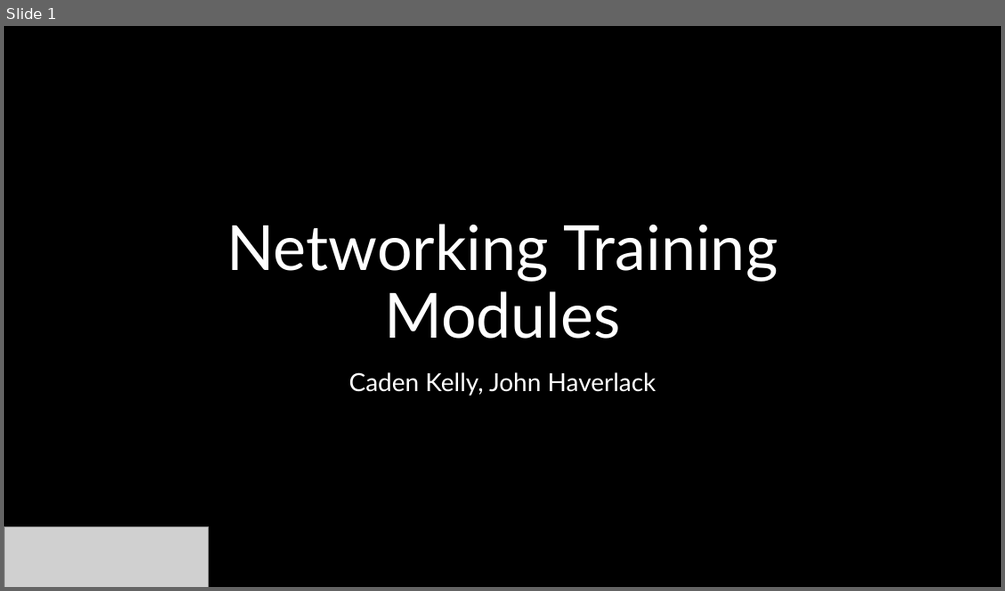
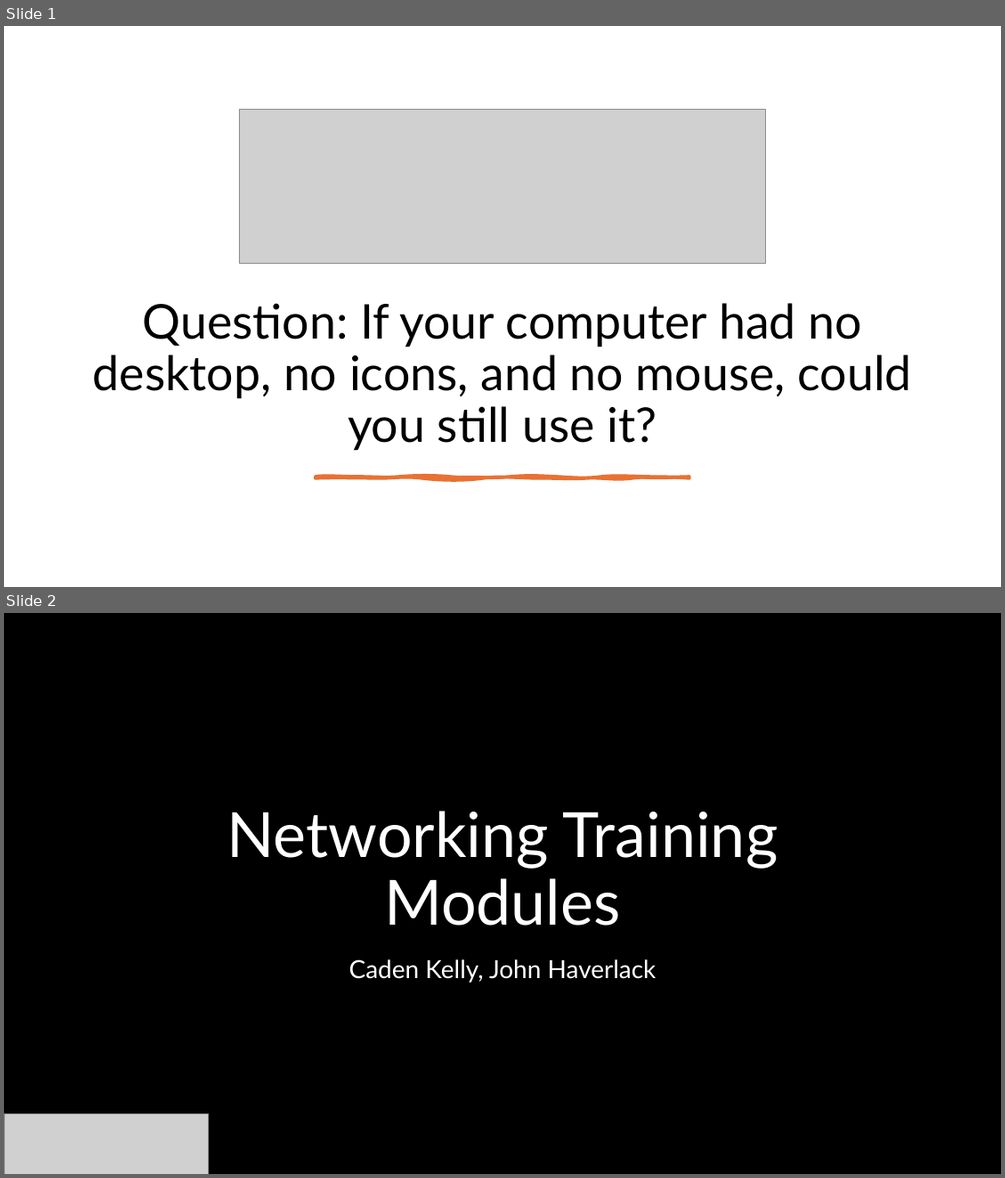
Before and after one commit to cadenkelly-lang/CyberSec-Networking-2026-REU, a slide deck: Module Content, End of Summer Presentation Content/Training Module Slides.pptx. Shown one above the other, each under a label of ours: slide 1 before the commit, slides 1 and 2 after it. The pictures are 1005x591 and 1005x1178 pixels, drawn with LibreOffice and Linux fonts; fonts in the diff are those of the drawing; grey boxes stand for pictures; background and template pictures are left out. Boxes give left, top, right and bottom in pixels: in the first picture for what was removed or moved away, otherwise in the second. Text is boxed around its words. In the diff, an @@ line names an element or a change of style, - is before the commit and + after.

```diff
--- a/Module Content, End of Summer Presentation Content/Training Module Slides.pptx
+++ b/Module Content, End of Summer Presentation Content/Training Module Slides.pptx
@@ slide 1 added at (x1=4, y1=26, x2=1001, y2=587), background #FFFFFF @@
@@ picture added at (x1=239, y1=110, x2=765, y2=264) @@
@@ title added at (x1=93, y1=303, x2=912, y2=451), 46 pt, text #000000 @@
+Question: If your computer had no desktop, no icons, and no mouse, could you still use it?
@@ freeform shape added at (x1=316, y1=476, x2=689, y2=477), fill #E97132, outline #E97132 3.25 pt @@
@@ what was slide 1 is now slide 2 @@
```
Also in this commit, not shown: 10 slides changed, 2 other slides added, 1 slide removed, 1 other file.
